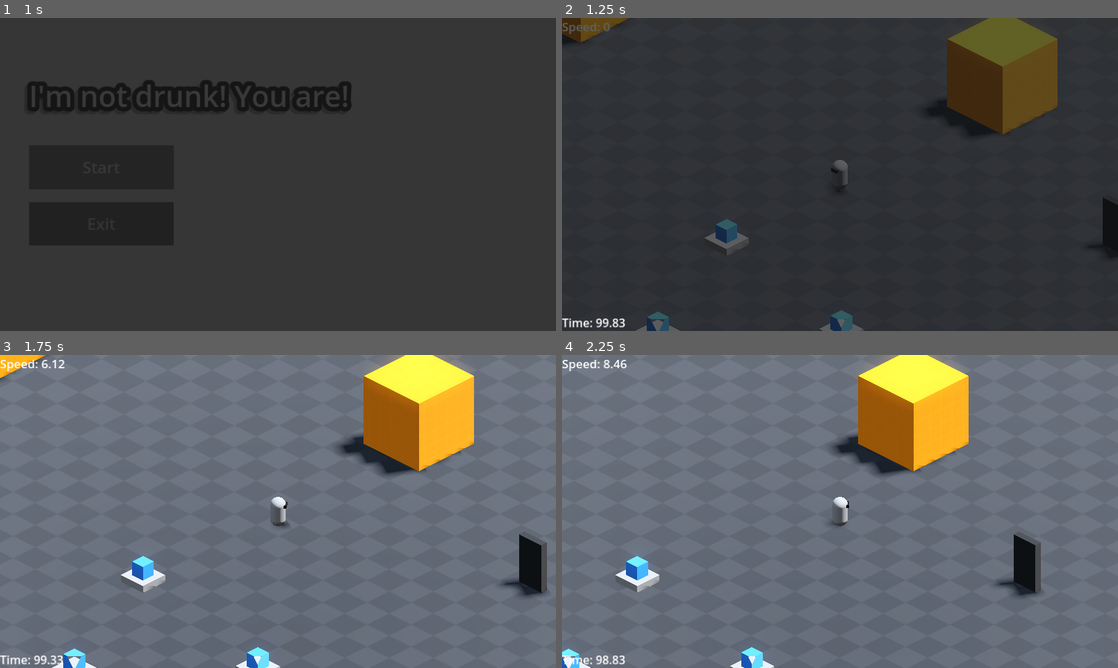
Above: before the commit, frames 1-4 (two rows, left to right).
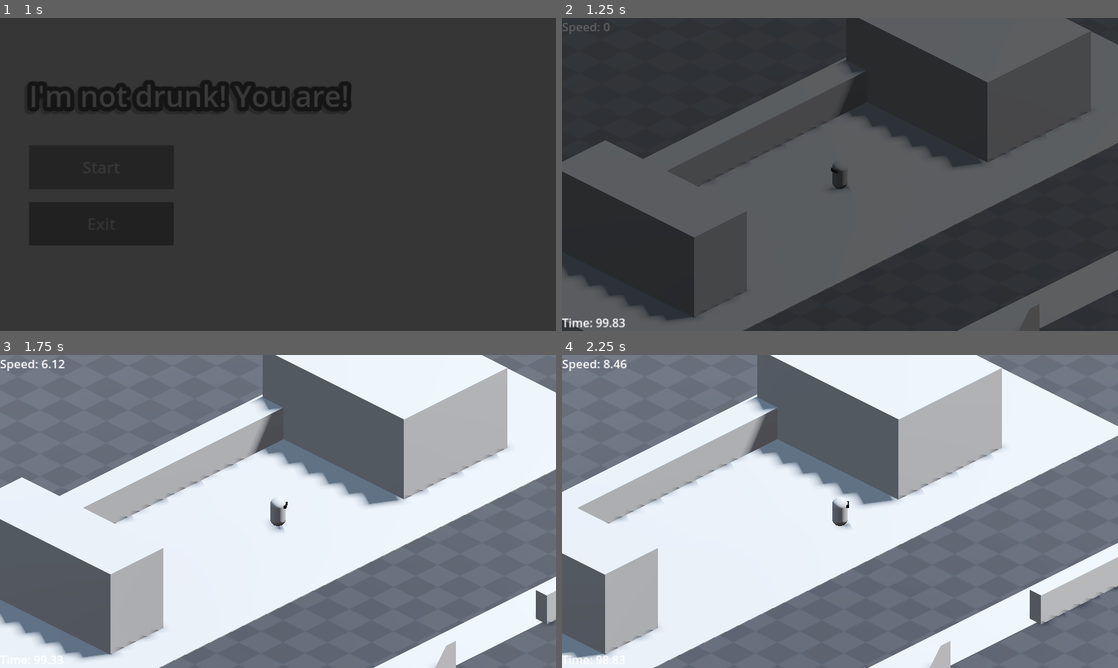
Above: after the commit, the same moments.

Repository: YordanosZt/brackeys-game-jam
Game: Godot game, scene res://UI/main_menu.tscn
Two runs of this game, one before a commit and one after it. Both use one fixed random seed, a clock stepped at 60 frames per second and the inputs below.
Inputs (mouse positions are in pixels of both pictures, inside the frame that each line leads up to):
- Up to frame 1 (1 s): click "Start" at 0.5 s
- Up to frame 2 (1.25 s): no input
- Up to frame 3 (1.75 s): tap Enter at 1.25 s; move the mouse to (400, 495) at 1.27 s; hold D (right) from 1.28 s (still down); tap Backspace at 1.35 s; click (400, 495) at 1.42 s
- Up to frame 4 (2.25 s): release D (right) at 2 s; drag from (728, 527) to (812, 574) at 2.02 s

Frame 1 is identical in both runs. In frame 2, 47% of the frame differs, in the area x 0-100%, y 0-100%; in frame 3, 60%; in frame 4, 58%.

Commit message:
Add item damage

Diff:
--- a/Entities/Obstacles/Crowd/crowd.tscn
+++ b/Entities/Obstacles/Crowd/crowd.tscn
@@ -42,6 +42,8 @@
 size = Vector3(4.25, 2, 4.25)
 
 [node name="Crowd" type="Area3D"]
+collision_layer = 4
+collision_mask = 0
 script = ExtResource("1_se4ye")
 
 [node name="Meshes" type="Node3D" parent="."]
@@ -84,6 +86,3 @@
 [node name="CollisionShape3D" type="CollisionShape3D" parent="."]
 transform = Transform3D(1, 0, 0, 0, 1, 0, 0, 0, 1, 0, 1, 0)
 shape = SubResource("BoxShape3D_vti46")
-
-[node name="Camera3D" type="Camera3D" parent="."]
-transform = Transform3D(1, 0, 0, 0, 0.961262, 0.275637, 0, -0.275637, 0.961262, 0, 2.26, 5.454)
--- a/Entities/Player/player.gd
+++ b/Entities/Player/player.gd
@@ -98,6 +98,7 @@
 	if item_pos.get_child_count() > 0: return
 
 	area.set_parent(item_pos)
+	area.equip()
 	area.position = Vector3.ZERO
 
 
@@ -110,3 +111,7 @@
 func _on_effect_delay_timer_timeout() -> void:
 	effects_timer.start()
 	has_effect = false
+
+func _on_hurt_box_area_entered(area: Area3D) -> void:
+	if item_pos.get_child_count() > 0:
+		item_pos.get_child(0).take_damage(10.0)
--- a/Entities/Player/player.tscn
+++ b/Entities/Player/player.tscn
@@ -98,6 +98,15 @@
 layout_mode = 2
 theme_override_font_sizes/font_size = 41
 
+[node name="HurtBox" type="Area3D" parent="."]
+collision_layer = 0
+collision_mask = 4
+
+[node name="CollisionShape3D" type="CollisionShape3D" parent="HurtBox"]
+transform = Transform3D(1, 0, 0, 0, 1, 0, 0, 0, 1, 0, 1, 0)
+shape = SubResource("CapsuleShape3D_sygap")
+
 [connection signal="area_entered" from="ItemDetector" to="." method="_on_item_detector_area_entered"]
 [connection signal="timeout" from="EffectsTimer" to="." method="_on_effects_timer_timeout"]
 [connection signal="timeout" from="EffectDelayTimer" to="." method="_on_effect_delay_timer_timeout"]
+[connection signal="area_entered" from="HurtBox" to="." method="_on_hurt_box_area_entered"]
--- a/Reusables/Item/delivery_item.gd
+++ b/Reusables/Item/delivery_item.gd
@@ -1,5 +1,27 @@
 extends Area3D
 
+@export var max_health: float = 100.0
+@onready var current_health: float = max_health
+
+@onready var health_bar: ProgressBar = $CanvasLayer/HealthBar
+
+var equipped: bool = false
+
+func _ready() -> void:
+	health_bar.value = (current_health / max_health) * 100.0
 
 func set_parent(parent: Node3D) -> void:
 	reparent(parent, false)
+
+func equip() -> void:
+	equipped = true
+	health_bar.visible = true
+
+func take_damage(amount: float) -> void:
+	current_health -= amount
+
+	health_bar.value = (current_health / max_health) * 100.0
+
+	if current_health <= 0:
+		print("Item is Gone!")
+		queue_free()
--- a/Reusables/Item/delivery_item.tscn
+++ b/Reusables/Item/delivery_item.tscn
@@ -19,3 +19,22 @@
 [node name="MeshInstance3D" type="MeshInstance3D" parent="."]
 material_override = SubResource("StandardMaterial3D_lw70g")
 mesh = SubResource("BoxMesh_0app8")
+
+[node name="CanvasLayer" type="CanvasLayer" parent="."]
+
+[node name="HealthBar" type="ProgressBar" parent="CanvasLayer"]
+visible = false
+anchors_preset = 6
+anchor_left = 1.0
+anchor_top = 0.5
+anchor_right = 1.0
+anchor_bottom = 0.5
+offset_left = -24.0
+offset_top = -339.0
+offset_bottom = 339.0
+grow_horizontal = 0
+grow_vertical = 2
+size_flags_horizontal = 8
+size_flags_vertical = 8
+fill_mode = 3
+show_percentage = false
--- a/Scenes/world.tscn
+++ b/Scenes/world.tscn
@@ -115,7 +115,7 @@
 shadow_enabled = true
 
 [node name="Player" parent="." instance=ExtResource("2_awfes")]
-transform = Transform3D(1, 0, 0, 0, 1, 0, 0, 0, 1, 0, 0.445016, 0)
+transform = Transform3D(1, 0, 0, 0, 1, 0, 0, 0, 1, 0.273926, 0.445016, -1.31812)
 
 [node name="Env" type="Node3D" parent="."]
 
@@ -129,7 +129,7 @@
 shape = SubResource("BoxShape3D_3lv8g")
 
 [node name="Block" type="CSGBox3D" parent="Env"]
-transform = Transform3D(1, 0, 0, 0, 1, 0, 0, 0, 1, 0, 3, -14.6975)
+transform = Transform3D(1, 0, 0, 0, 1, 0, 0, 0, 1, 59.6052, 3, 1.65956)
 material_override = SubResource("StandardMaterial3D_wajtr")
 size = Vector3(5, 5, 5)
 
@@ -139,7 +139,7 @@
 shape = SubResource("BoxShape3D_xmfgn")
 
 [node name="Block2" type="CSGBox3D" parent="Env"]
-transform = Transform3D(1, 0, 0, 0, 1, 0, 0, 0, 1, 34.8563, 3, -2.67807)
+transform = Transform3D(1, 0, 0, 0, 1, 0, 0, 0, 1, 94.4615, 3, 13.679)
 material_override = SubResource("StandardMaterial3D_wajtr")
 size = Vector3(5, 5, 5)
 
@@ -149,7 +149,7 @@
 shape = SubResource("BoxShape3D_xmfgn")
 
 [node name="Block3" type="CSGBox3D" parent="Env"]
-transform = Transform3D(1, 0, 0, 0, 1, 0, 0, 0, 1, 20.433, 3, 30.6758)
+transform = Transform3D(1, 0, 0, 0, 1, 0, 0, 0, 1, 80.0382, 3, 47.0329)
 material_override = SubResource("StandardMaterial3D_wajtr")
 size = Vector3(5, 5, 5)
 
@@ -159,7 +159,7 @@
 shape = SubResource("BoxShape3D_xmfgn")
 
 [node name="Block4" type="CSGBox3D" parent="Env"]
-transform = Transform3D(1, 0, 0, 0, 1, 0, 0, 0, 1, -15.9257, 3, 17.4545)
+transform = Transform3D(1, 0, 0, 0, 1, 0, 0, 0, 1, 43.6795, 3, 33.8116)
 material_override = SubResource("StandardMaterial3D_wajtr")
 size = Vector3(5, 5, 5)
 
@@ -169,7 +169,7 @@
 shape = SubResource("BoxShape3D_xmfgn")
 
 [node name="Block5" type="CSGBox3D" parent="Env"]
-transform = Transform3D(1, 0, 0, 0, 1, 0, 0, 0, 1, -27.3442, 3, -3.88002)
+transform = Transform3D(1, 0, 0, 0, 1, 0, 0, 0, 1, 32.261, 3, 12.477)
 material_override = SubResource("StandardMaterial3D_wajtr")
 size = Vector3(5, 5, 5)
 
@@ -179,7 +179,7 @@
 shape = SubResource("BoxShape3D_xmfgn")
 
 [node name="Table" type="MeshInstance3D" parent="Env"]
-transform = Transform3D(1, 0, 0, 0, 1, 0, 0, 0, 1, 0, 0.756544, 10.2616)
+transform = Transform3D(1, 0, 0, 0, 1, 0, 0, 0, 1, 31.9252, 0.756544, -9.38476)
 mesh = SubResource("BoxMesh_v3t6s")
 skeleton = NodePath("../..")
 
@@ -189,7 +189,7 @@
 shape = SubResource("BoxShape3D_0w4su")
 
 [node name="Table2" type="MeshInstance3D" parent="Env"]
-transform = Transform3D(1, 0, 0, 0, 1, 0, 0, 0, 1, 13.422, 0.756544, 13.3033)
+transform = Transform3D(1, 0, 0, 0, 1, 0, 0, 0, 1, 81.3765, 0.756544, 1.07967)
 mesh = SubResource("BoxMesh_v3t6s")
 skeleton = NodePath("../..")
 
@@ -199,7 +199,7 @@
 shape = SubResource("BoxShape3D_0w4su")
 
 [node name="Table3" type="MeshInstance3D" parent="Env"]
-transform = Transform3D(1, 0, 0, 0, 1, 0, 0, 0, 1, 5.25815, 0.756542, 21.7305)
+transform = Transform3D(1, 0, 0, 0, 1, 0, 0, 0, 1, 34.0099, 0.756542, 50.8394)
 mesh = SubResource("BoxMesh_v3t6s")
 skeleton = NodePath("../..")
 
@@ -209,16 +209,16 @@
 shape = SubResource("BoxShape3D_0w4su")
 
 [node name="DeliveryItem" parent="." instance=ExtResource("4_a2wja")]
-transform = Transform3D(1, 0, 0, 0, 1, 0, 0, 0, 1, 0, 1.5, 10.2716)
+transform = Transform3D(1, 0, 0, 0, 1, 0, 0, 0, 1, 31.9252, 1.5, -9.37476)
 
 [node name="DeliveryItem2" parent="." instance=ExtResource("4_a2wja")]
-transform = Transform3D(1, 0, 0, 0, 1, 0, 0, 0, 1, 13.422, 1.5, 13.3133)
+transform = Transform3D(1, 0, 0, 0, 1, 0, 0, 0, 1, 81.3765, 1.5, 1.08967)
 
 [node name="DeliveryItem3" parent="." instance=ExtResource("4_a2wja")]
-transform = Transform3D(1, 0, 0, 0, 1, 0, 0, 0, 1, 5.25815, 1.5, 21.7405)
+transform = Transform3D(1, 0, 0, 0, 1, 0, 0, 0, 1, 34.0099, 1.5, 50.8494)
 
 [node name="DeliveryPlace" parent="." instance=ExtResource("5_jyu0a")]
-transform = Transform3D(1, 0, 0, 0, 1, 0, 0, 0, 1, 18, 0, -7)
+transform = Transform3D(-4.37114e-08, 0, -1, 0, 1, 0, 1, 0, -4.37114e-08, 119.182, 0, 51.0918)
 
 [node name="CanvasLayer" type="CanvasLayer" parent="."]
 
@@ -266,4 +266,73 @@
 text = "Time:"
 
 [node name="Crowd" parent="." instance=ExtResource("7_v5sha")]
-transform = Transform3D(1, 0, 0, 0, 1, 0, 0, 0, 1, 25, 0.510895, 6)
+transform = Transform3D(1, 0, 0, 0, 1, 0, 0, 0, 1, 41.2647, 0.510895, 15.2242)
+
+[node name="Crowd2" parent="." instance=ExtResource("7_v5sha")]
+transform = Transform3D(1, 0, 0, 0, 1, 0, 0, 0, 1, 41.6791, 0.510895, -7.58984)
+
+[node name="Crowd3" parent="." instance=ExtResource("7_v5sha")]
+transform = Transform3D(1, 0, 0, 0, 1, 0, 0, 0, 1, 76.422, 0.510895, 4.93628)
+
+[node name="Crowd4" parent="." instance=ExtResource("7_v5sha")]
+transform = Transform3D(1, 0, 0, 0, 1, 0, 0, 0, 1, 70.2981, 0.510956, 49.84)
+
+[node name="Crowd5" parent="." instance=ExtResource("7_v5sha")]
+transform = Transform3D(1, 0, 0, 0, 1, 0, 0, 0, 1, 101.105, 0.510956, 42.0544)
+
+[node name="Prototype" type="Node3D" parent="."]
+
+[node name="CSGBox3D" type="CSGBox3D" parent="Prototype"]
+transform = Transform3D(1, 0, 0, 0, 1, 0, 0, 0, 1, -1.24228, 0.0629883, -1.83557)
+use_collision = true
+size = Vector3(20, 1, 50)
+
+[node name="CSGBox3D2" type="CSGBox3D" parent="Prototype"]
+transform = Transform3D(1, 0, 0, 0, 1, 0, 0, 0, 1, -1.74304, 2.98688, -14.9663)
+use_collision = true
+size = Vector3(12.792, 6.97375, 9.35107)
+
+[node name="CSGBox3D4" type="CSGBox3D" parent="Prototype"]
+transform = Transform3D(1, 0, 0, 0, 1, 0, 0, 0, 1, -1.01517, 2.98688, 14.6068)
+use_collision = true
+size = Vector3(12.792, 6.97375, 4.77515)
+
+[node name="CSGBox3D3" type="CSGBox3D" parent="Prototype"]
+transform = Transform3D(1, 0, 0, 0, 1, 0, 0, 0, 1, -7.2457, 1.19, 2.31244)
+use_collision = true
+size = Vector3(1.94751, 3.38, 25.3624)
+
+[node name="CSGBox3D5" type="CSGBox3D" parent="Prototype"]
+transform = Transform3D(1, 0, 0, 0, 1, 0, 0, 0, 1, 20.174, 0.0145264, 21.6966)
+use_collision = true
+size = Vector3(3.51343, 1, 94.0938)
+
+[node name="CSGBox3D6" type="CSGBox3D" parent="Prototype"]
+transform = Transform3D(1, 0, 0, 0, 1, 0, 0, 0, 1, 21.7982, 1.06274, 36.369)
+use_collision = true
+size = Vector3(1, 3.12549, 67.4353)
+
+[node name="CSGBox3D10" type="CSGBox3D" parent="Prototype"]
+transform = Transform3D(1, 0, 0, 0, 1, 0, 0, 0, 1, 108.242, 1.06274, 8.854)
+use_collision = true
+size = Vector3(1, 3.12549, 67.4353)
+
+[node name="CSGBox3D11" type="CSGBox3D" parent="Prototype"]
+transform = Transform3D(1, 0, 0, 0, 1, 0, 0, 0, 1, 108.242, 1.06274, 63.2804)
+use_collision = true
+size = Vector3(1, 3.12549, 12.9609)
+
+[node name="CSGBox3D8" type="CSGBox3D" parent="Prototype"]
+transform = Transform3D(-4.37114e-08, 0, -1, 0, 1, 0, 1, 0, -4.37114e-08, 65.0493, 1.06274, 68.6113)
+use_collision = true
+size = Vector3(1, 3.12549, 88.2113)
+
+[node name="CSGBox3D9" type="CSGBox3D" parent="Prototype"]
+transform = Transform3D(-4.37114e-08, 0, -1, 0, 1, 0, 1, 0, -4.37114e-08, 65.0493, 1.06274, -23.3744)
+use_collision = true
+size = Vector3(1, 3.12549, 88.2113)
+
+[node name="CSGBox3D7" type="CSGBox3D" parent="Prototype"]
+transform = Transform3D(1, 0, 0, 0, 1, 0, 0, 0, 1, 21.7982, 1.06274, -14.9966)
+use_collision = true
+size = Vector3(1, 3.12549, 18.9087)
Not shown: 1 places in Entities/Obstacles/Crowd/crowd.tscn that only renumber resources
Not shown: 1 places in Scenes/world.tscn that only renumber resources
Not shown, changed: kanban_tasks_data.kanban
